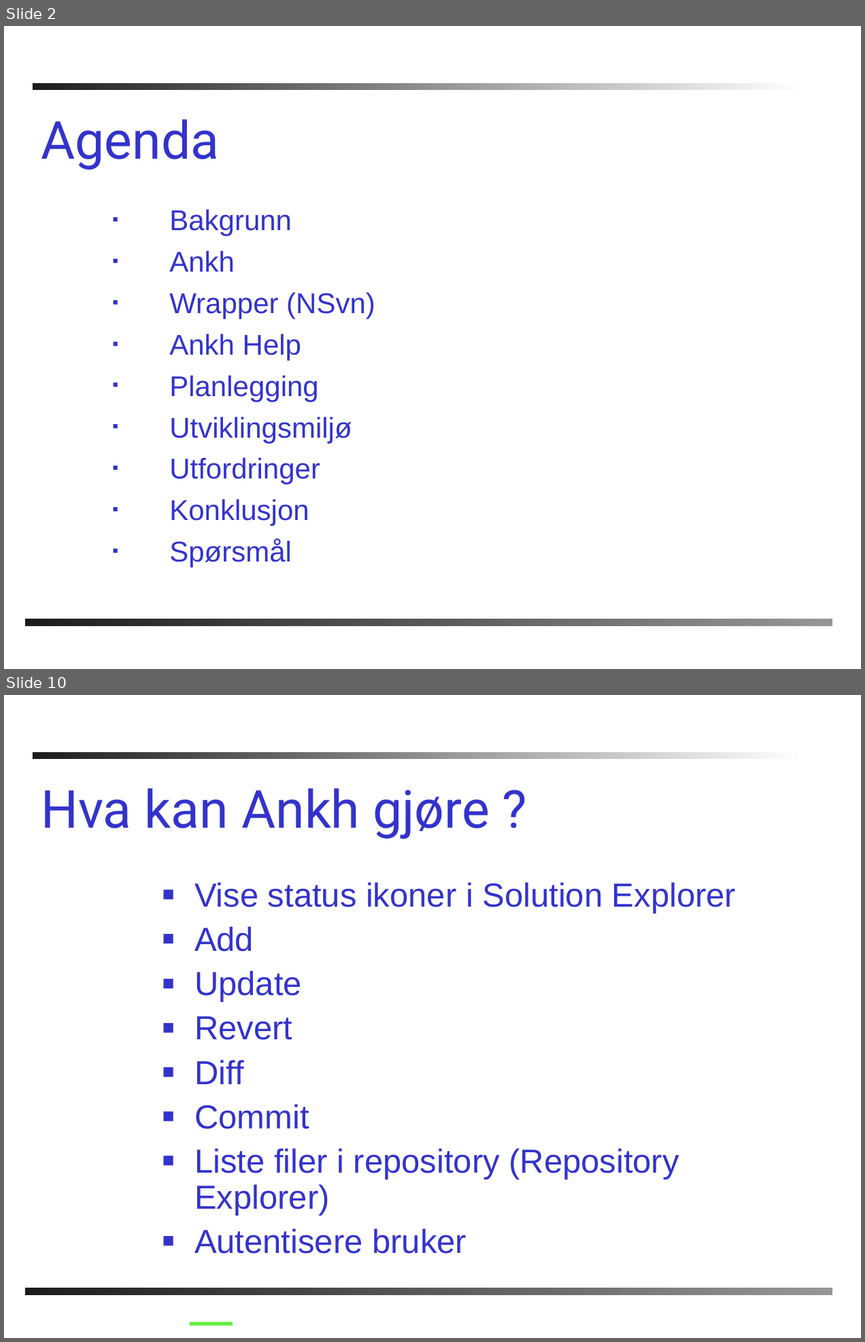
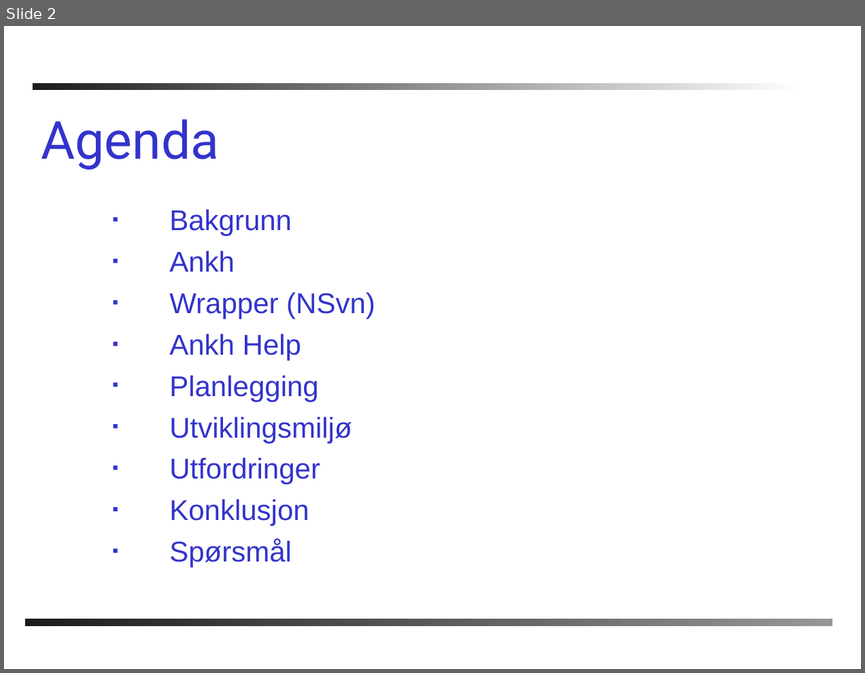
Before and after one commit to PhilJollans/AnkhSVN2019, a slide deck: doc/powerpoint/Subversion_addin_for_VS.NET.ppt. Shown one above the other, each under a label of ours: slides 2 and 10 before the commit, slide 2 after it; the slides between them are not shown. The pictures are 865x1342 and 865x673 pixels, drawn with LibreOffice and Linux fonts; fonts in the diff are those of the drawing; background and template pictures are left out. Boxes give left, top, right and bottom in pixels: in the first picture for what was removed or moved away, otherwise in the second. Text is boxed around its words. In the diff, an @@ line names an element or a change of style, - is before the commit and + after.

```diff
--- a/doc/powerpoint/Subversion_addin_for_VS.NET.ppt
+++ b/doc/powerpoint/Subversion_addin_for_VS.NET.ppt
@@ slide 10 removed at (4,695,861,1338), background #FFFFFF; not listed: 2 template elements that a slide beside it also shows @@
@@ title removed at (41,788,489,839) @@
-Hva kan Ankh gjøre ?
@@ text removed at (194,882,736,1253) @@
-■ Vise status ikoner i Solution Explorer
-■ Add
-■ Update
-■ Revert
-■ Diff
-■ Commit
-■ Liste filer i repository (Repository Explorer)
-■ Autentisere bruker
@@ line removed from (190, 1323) to (232, 1323) @@
```
Also in this commit, not shown: 15 slides changed, 2 slides added, 7 other slides removed.
